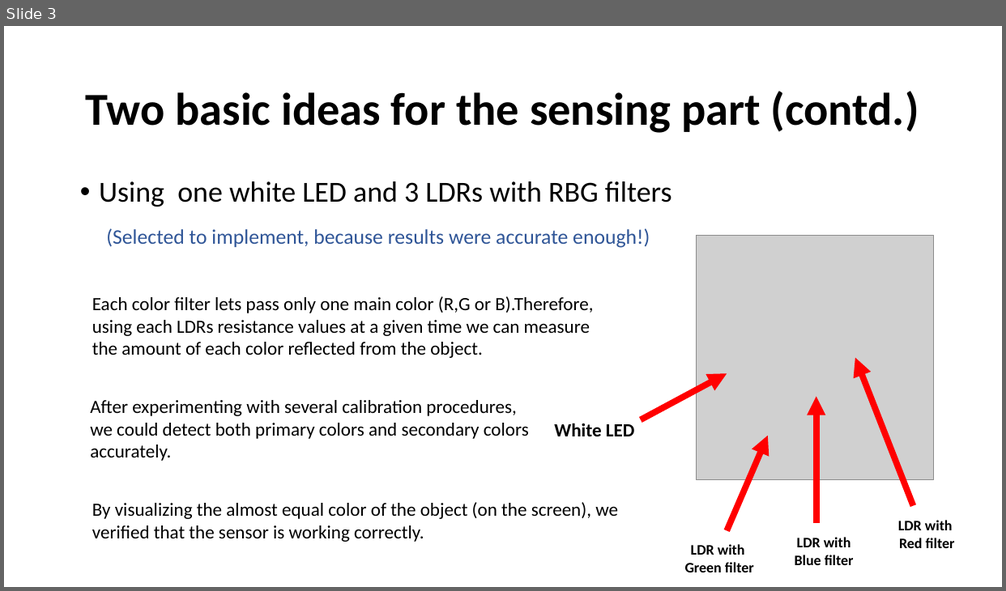
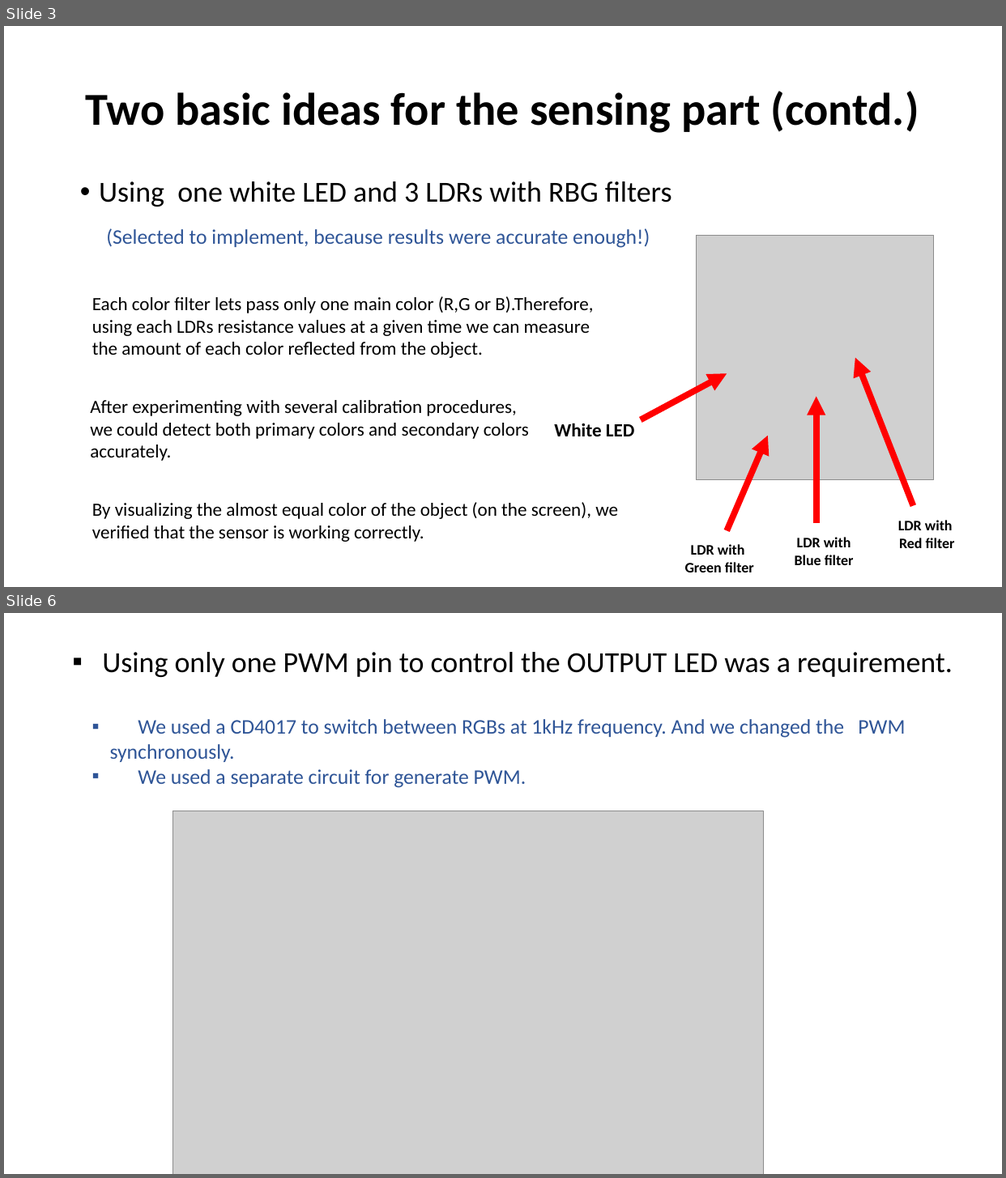
Before and after one commit to Team-Sagittarius-ENTC/RGBsensor, a slide deck: prabhashwara/PROGRESS AND SUMMARY.pptx. Shown one above the other, each under a label of ours: slide 3 before the commit, slides 3 and 6 after it; the slides between them are not shown. The pictures are 1006x591 and 1006x1178 pixels, drawn with LibreOffice and Linux fonts; fonts in the diff are those of the drawing; grey boxes stand for pictures. Boxes give left, top, right and bottom in pixels: in the first picture for what was removed or moved away, otherwise in the second. Text is boxed around its words. In the diff, an @@ line names an element or a change of style, - is before the commit and + after.

```diff
--- a/prabhashwara/PROGRESS AND SUMMARY.pptx
+++ b/prabhashwara/PROGRESS AND SUMMARY.pptx
@@ slide 6 added at (x1=4, y1=613, x2=1002, y2=1174), background #FFFFFF @@
@@ text added at (x1=102, y1=652, x2=953, y2=788), 20 pt, text #2F5597 @@
+▪ Using only one PWM pin to control the OUTPUT LED was a requirement.
+  ▪ We used a CD4017 to switch between RGBs at 1kHz frequency. And we changed the PWM synchronously.
+  ▪ We used a separate circuit for generate PWM.
@@ picture added at (x1=173, y1=811, x2=764, y2=1174) @@
```
Also in this commit, not shown: 2 slides changed, 2 other slides added.
